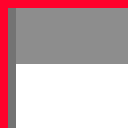
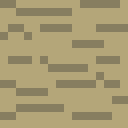
Comparing the layer stacks of the two 128 x 128 images. Changes:
added layer "Floor2" above "Floor1" over [0, 0, 128, 128]
added layer "Floor1" above "Frame 1" over [0, 0, 128, 128]
hid "Frame 1" over [0, 0, 128, 128]
hid "Frame 2" over [0, 0, 128, 128]
hid "Frame 3" over [0, 0, 128, 128]
hid "Frame 4" over [0, 0, 128, 128]
hid "Frame 5" over [0, 0, 128, 128]
hid "Frame 6" over [0, 0, 128, 128]
hid "Frame 7" over [0, 0, 128, 128]
hid "Frame 8" over [0, 0, 128, 128]
hid "Frame 9" over [0, 0, 128, 128]
hid "Frame 10" over [0, 0, 128, 128]
hid "Frame 11" over [0, 0, 128, 128]
hid "Frame 12" over [0, 0, 128, 128]
hid "Frame 13" over [0, 0, 128, 128]
